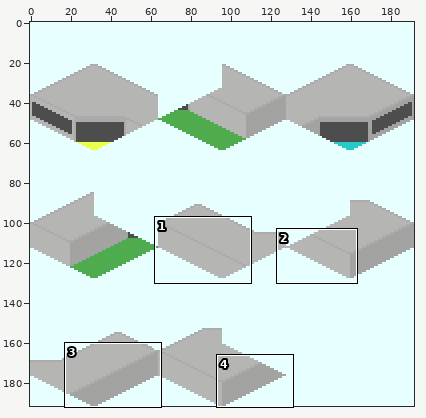
Sprite sheet -- source/png/Simple_Station_Mon-2.png. Above: a wide view before the commit, with the close-up outlined.
Close-up. Before:
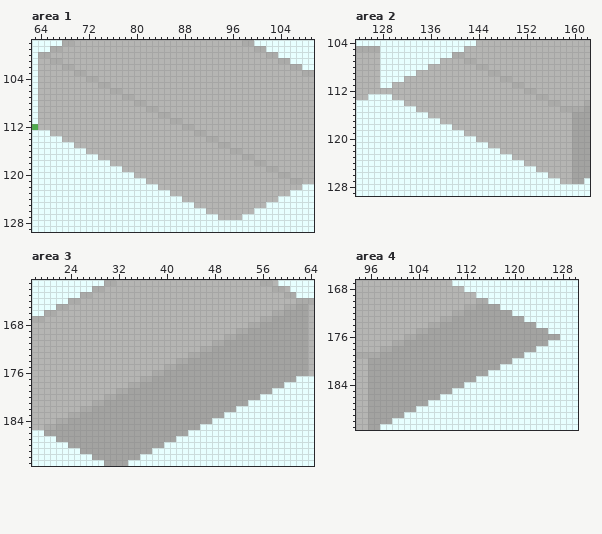
The file is 192x192 pixels. Colours within 5 levels of each other are drawn and written as one. Shown: area 1: x 63..109, y 98..129; area 2: x 124..162, y 104..129; area 3: x 18..64, y 161..191; area 4: x 94..130, y 167..191. The commit also changed other parts of the picture, which this record leaves out.
After the commit:
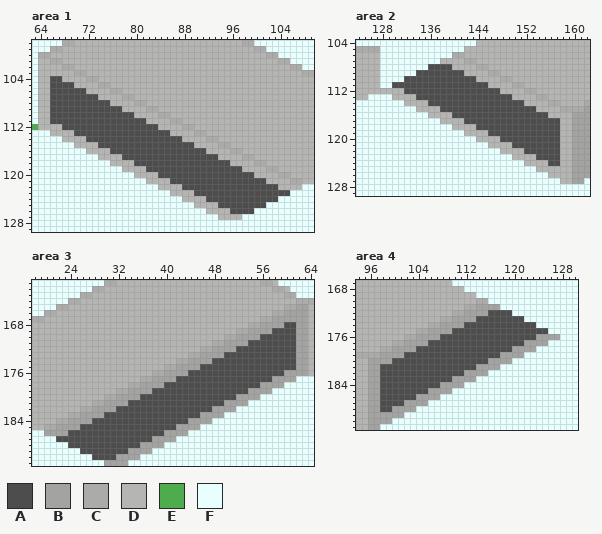
Palette (. is transparent): A #4d4d4d  B #a3a3a1  C #ababa9  D #b5b5b3  E #4eac4e  F #e7ffff
The exact change:
Changed rows in their new state; - is an unchanged pixel.
Area 1:
first column x 66:
104 AA--------------------------------------
105 AAAA------------------------------------
106 AAAAAA----------------------------------
107 AAAAAAAA--------------------------------
108 AAAAAAAAAA------------------------------
109 AAAAAAAAAAAA----------------------------
110 AAAAAAAAAAAAAA--------------------------
111 AAAAAAAAAAAAAAAA------------------------
112 --AAAAAAAAAAAAAAAA----------------------
113 ----AAAAAAAAAAAAAAAA--------------------
114 ------AAAAAAAAAAAAAAAA------------------
115 --------AAAAAAAAAAAAAAAA----------------
116 ----------AAAAAAAAAAAAAAAA--------------
117 ------------AAAAAAAAAAAAAAAA------------
118 --------------AAAAAAAAAAAAAAAA----------
119 ----------------AAAAAAAAAAAAAAAA--------
120 ------------------AAAAAAAAAAAAAAAA------
121 --------------------AAAAAAAAAAAAAAAA----
122 ----------------------AAAAAAAAAAAAAAAA--
123 ------------------------AAAAAAAAAAAAAAAA
124 --------------------------AAAAAAAAAAAA--
125 ----------------------------AAAAAAAA----
126 ------------------------------AAAA------
Area 2:
first column x 130:
108 ------AAAA------------------
109 ----AAAAAAAA----------------
110 --AAAAAAAAAAAA--------------
111 AAAAAAAAAAAAAAAA------------
112 --AAAAAAAAAAAAAAAA----------
113 ----AAAAAAAAAAAAAAAA--------
114 ------AAAAAAAAAAAAAAAA------
115 --------AAAAAAAAAAAAAAAA----
116 ----------AAAAAAAAAAAAAAAA--
117 ------------AAAAAAAAAAAAAAAA
118 --------------AAAAAAAAAAAAAA
119 ----------------AAAAAAAAAAAA
120 ------------------AAAAAAAAAA
121 --------------------AAAAAAAA
122 ----------------------AAAAAA
123 ------------------------AAAA
124 --------------------------AA
Area 3:
first column x 22:
168 --------------------------------------AA
169 ------------------------------------AAAA
170 ----------------------------------AAAAAA
171 --------------------------------AAAAAAAA
172 ------------------------------AAAAAAAAAA
173 ----------------------------AAAAAAAAAAAA
174 --------------------------AAAAAAAAAAAAAA
175 ------------------------AAAAAAAAAAAAAAAA
176 ----------------------AAAAAAAAAAAAAAAA--
177 --------------------AAAAAAAAAAAAAAAA----
178 ------------------AAAAAAAAAAAAAAAA------
179 ----------------AAAAAAAAAAAAAAAA--------
180 --------------AAAAAAAAAAAAAAAA----------
181 ------------AAAAAAAAAAAAAAAA------------
182 ----------AAAAAAAAAAAAAAAA--------------
183 --------AAAAAAAAAAAAAAAA----------------
184 ------AAAAAAAAAAAAAAAA------------------
185 ----AAAAAAAAAAAAAAAA--------------------
186 --AAAAAAAAAAAAAAAA----------------------
187 AAAAAAAAAAAAAAAA------------------------
188 --AAAAAAAAAAAA--------------------------
189 ----AAAAAAAA----------------------------
190 ------AAAA------------------------------
Area 4:
first column x 98:
172 ------------------AAAA------
173 ----------------AAAAAAAA----
174 --------------AAAAAAAAAAAA--
175 ------------AAAAAAAAAAAAAAAA
176 ----------AAAAAAAAAAAAAAAA--
177 --------AAAAAAAAAAAAAAAA----
178 ------AAAAAAAAAAAAAAAA------
179 ----AAAAAAAAAAAAAAAA--------
180 --AAAAAAAAAAAAAAAA----------
181 AAAAAAAAAAAAAAAA------------
182 AAAAAAAAAAAAAA--------------
183 AAAAAAAAAAAA----------------
184 AAAAAAAAAA------------------
185 AAAAAAAA--------------------
186 AAAAAA----------------------
187 AAAA------------------------
188 AA--------------------------
Changed places in both close-ups, as pixel boxes (x1, y1, x2, y2):
changed: (50, 76, 290, 214)
changed: (392, 64, 560, 166)
changed: (56, 322, 296, 460)
changed: (380, 310, 548, 412)
